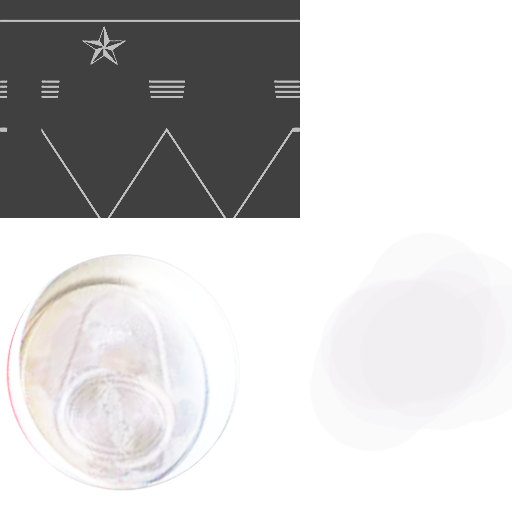
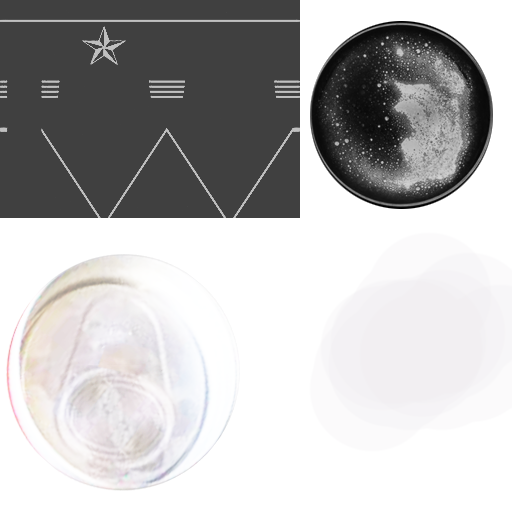
The second w=512, h=512 image is a revision of the first. Changes to its layers:
added layer "Layer 10" above "Layer 8" over <box>310,21,493,209</box>